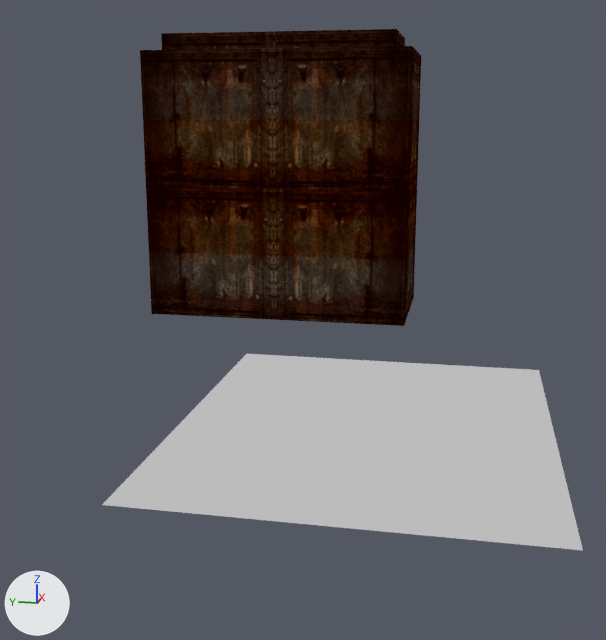
Before and after pictures for a commit that changed the glTF model glbs_anim/ERFCFC.glb.
Both versions are drawn from a 50 mm lens placed at (-160.77, -142.76, 1.74), pointed at (-141.61, -138.93, -3.05). Arrows for +X, +Y and +Z are at lower left; the lights stay in place. The first picture is the older version. Where no turn or scale is listed for an object, it has been applied to the vertices.

Names of what the first picture shows: 'NL_BACK2_m0', 'NL_BACK_m3', 'STONE1_H_m0'.
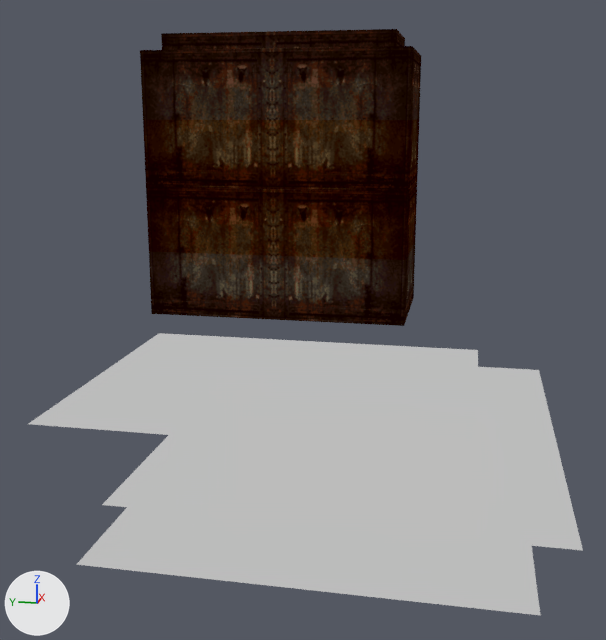
Location of each change, (x1, y1, x2, y2) in pixels of the pictures (606 x 640 px):
```json
{"object": "STONE3_H_m0", "change": "added", "after": [76, 507, 541, 616]}
{"object": "KUBOMI_H_m0", "change": "added", "after": [29, 333, 478, 435]}
```

Scene script edits in JSON lines:
```json
{"op": "add", "block": "me_kubomi_h_0", "code": ["me_kubomi_h_0 = bpy.data.meshes.new('KUBOMI_H_0')", "me_kubomi_h_0.from_pydata(...)  # 21 vertices, 26 faces; spans x -4.25..4.35, y -5.05..5.35, z -5.35..1.5", "# faces by material slot: [2, 24]", "me_kubomi_h_0.materials.append(mat_untextured_gouraud)", "me_kubomi_h_0.materials.append(mat_hu1f052_pal1)"]}
{"op": "add", "block": "me_stone3_h_0", "code": ["me_stone3_h_0 = bpy.data.meshes.new('STONE3_H_0')", "me_stone3_h_0.from_pydata(...)  # 22 vertices, 34 faces; spans x -7.85..2.55, y -4.25..4.35, z -6.7..0.15", "# faces by material slot: [2, 32]", "me_stone3_h_0.materials.append(mat_untextured_gouraud)", "me_stone3_h_0.materials.append(mat_hu1f052_pal2)"]}
{"op": "add", "block": "ob_kubomi_h_m0", "code": ["ob_kubomi_h_m0 = bpy.data.objects.new('KUBOMI_H_m0', me_kubomi_h_0)", "ob_kubomi_h_m0.location = (-139.5, -138.1, 0.0)"]}
{"op": "add", "block": "ob_stone3_h_m0", "code": ["ob_stone3_h_m0 = bpy.data.objects.new('STONE3_H_m0', me_stone3_h_0)", "ob_stone3_h_m0.location = (-139.5, -140.0, 0.05)"]}
```
